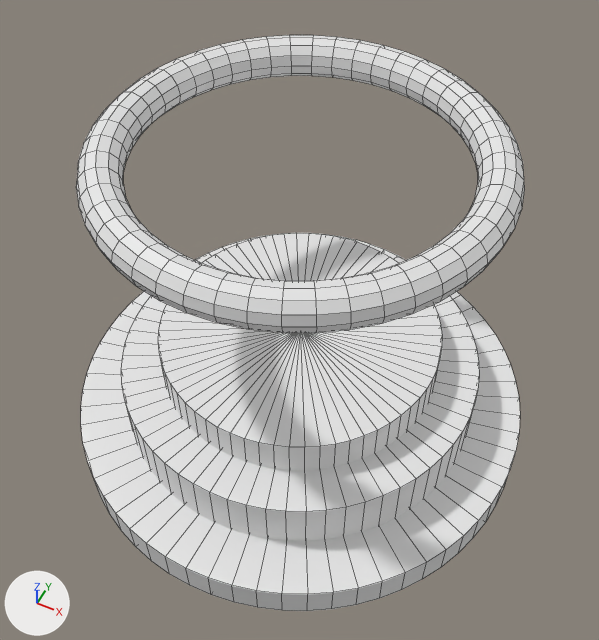
Two versions of the Blender file src/Irina/v1.blend, one commit apart.
Rendered twice from a 50 mm camera at (13.0, -26.1, 39.3) aimed at (0.4, -0.8, 7.7). Lighting does not change. The marker at lower left points along +X, +Y and +Z. Mesh edges are drawn as thin lines.
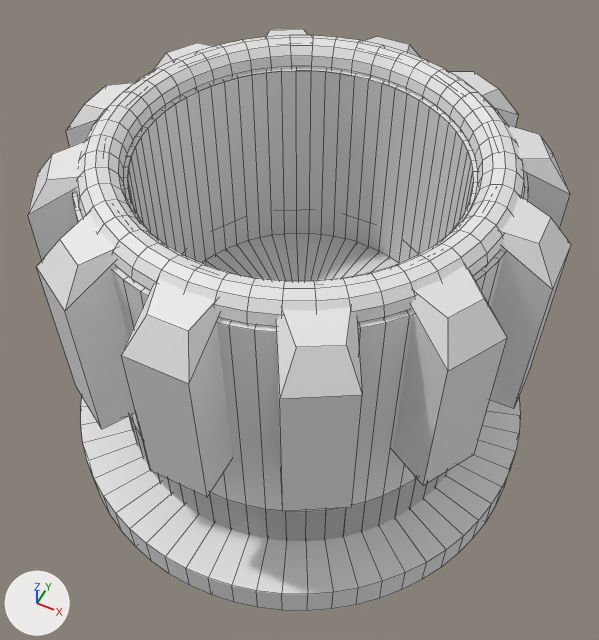
Patch to the scene script:
```diff
--- a/src/Irina/v1.blend.py
+++ b/src/Irina/v1.blend.py
@@ me_cube_011 @@
+me_cube_011.from_pydata([(-5.48, -1.0, -1.0), (-4.98, -0.65, 0.88), (-5.48, 1.0, -1.0), (-4.98, 0.55, 0.88), (-3.48, -1.0, -1.0), (-3.87, -1.0, 1.0), (-3.48, 1.0, -1.0), (-3.87, 1.0, 1.0), (-5.48, 1.0, 0.59), (-5.48, -1.0, 0.59)], [], [(0, 9, 8, 2), (2, 8, 7, 6), (6, 7, 5, 4), (4, 5, 9, 0), (2, 6, 4, 0), (7, 3, 1, 5), (8, 9, 1, 3), (9, 5, 1), (7, 8, 3)])
@@ ob_cylinder_004 @@
 ob_cylinder_004.scale = (0.78, 0.78, 9.74)
-ob_cylinder_004.hide_set(True)
@@ ob_cube_011 @@
+ob_cube_011 = bpy.data.objects.new('Cube.011', me_cube_011)
+ob_cube_011.location = (0.0, 0.0, 12.81)
+ob_cube_011.rotation_euler = (0.0, 0.0, -2.618)  # degrees (0, 0, -150)
+ob_cube_011.scale = (2.15, 1.45, 5.0)
@@ ob_cube_010 @@
+ob_cube_010 = bpy.data.objects.new('Cube.010', me_cube_011.copy())
+ob_cube_010.location = (0.0, 0.0, 12.81)
+ob_cube_010.rotation_euler = (0.0, 0.0, -2.094)  # degrees (0, 0, -120)
+ob_cube_010.scale = (2.15, 1.45, 5.0)
@@ ob_cube_009 @@
+ob_cube_009 = bpy.data.objects.new('Cube.009', me_cube_011.copy())
+ob_cube_009.location = (0.0, 0.0, 12.81)
+ob_cube_009.rotation_euler = (0.0, 0.0, -1.571)  # degrees (0, 0, -90)
+ob_cube_009.scale = (2.15, 1.45, 5.0)
@@ ob_cube_008 @@
+ob_cube_008 = bpy.data.objects.new('Cube.008', me_cube_011.copy())
+ob_cube_008.location = (0.0, 0.0, 12.81)
+ob_cube_008.rotation_euler = (0.0, 0.0, -1.047)  # degrees (0, 0, -60)
+ob_cube_008.scale = (2.15, 1.45, 5.0)
@@ ob_cube_007 @@
+ob_cube_007 = bpy.data.objects.new('Cube.007', me_cube_011.copy())
+ob_cube_007.location = (0.0, 0.0, 12.81)
+ob_cube_007.rotation_euler = (0.0, 0.0, -0.524)  # degrees (0, 0, -30)
+ob_cube_007.scale = (2.15, 1.45, 5.0)
@@ ob_cube_006 @@
+ob_cube_006 = bpy.data.objects.new('Cube.006', me_cube_011.copy())
+ob_cube_006.location = (0.0, 0.0, 12.81)
+ob_cube_006.rotation_euler = (0.0, 0.0, 3.142)  # degrees (0, 0, 180)
+ob_cube_006.scale = (2.15, 1.45, 5.0)
@@ ob_cube_005 @@
+ob_cube_005 = bpy.data.objects.new('Cube.005', me_cube_011.copy())
+ob_cube_005.location = (0.0, 0.0, 12.81)
+ob_cube_005.rotation_euler = (0.0, 0.0, 2.618)  # degrees (0, 0, 150)
+ob_cube_005.scale = (2.15, 1.45, 5.0)
@@ ob_cube_004 @@
+ob_cube_004 = bpy.data.objects.new('Cube.004', me_cube_011.copy())
+ob_cube_004.location = (0.0, 0.0, 12.81)
+ob_cube_004.rotation_euler = (0.0, 0.0, 2.094)  # degrees (0, 0, 120)
+ob_cube_004.scale = (2.15, 1.45, 5.0)
@@ ob_cube_003 @@
+ob_cube_003 = bpy.data.objects.new('Cube.003', me_cube_011.copy())
+ob_cube_003.location = (0.0, 0.0, 12.81)
+ob_cube_003.rotation_euler = (0.0, 0.0, 1.571)  # degrees (0, 0, 90)
+ob_cube_003.scale = (2.15, 1.45, 5.0)
@@ ob_cube_002 @@
+ob_cube_002 = bpy.data.objects.new('Cube.002', me_cube_011.copy())
+ob_cube_002.location = (0.0, 0.0, 12.81)
+ob_cube_002.rotation_euler = (0.0, 0.0, 1.047)  # degrees (0, 0, 60)
+ob_cube_002.scale = (2.15, 1.45, 5.0)
@@ ob_cube_001 @@
+ob_cube_001 = bpy.data.objects.new('Cube.001', me_cube_011.copy())
+ob_cube_001.location = (0.0, 0.0, 12.81)
+ob_cube_001.rotation_euler = (0.0, 0.0, 0.524)  # degrees (0, 0, 30)
+ob_cube_001.scale = (2.15, 1.45, 5.0)
@@ ob_cube @@
+ob_cube = bpy.data.objects.new('Cube', me_cube_011.copy())
+ob_cube.location = (0.0, 0.0, 12.81)
+ob_cube.scale = (2.15, 1.45, 5.0)
```

Changed parts and their boxes [x1, y1, x2, y2] in the pictures (599 x 640 px):
'Cylinder.004', shown
    after: [73, 68, 528, 541]
'Cube.003', added
    after: [121, 278, 232, 497]
'Cube.005', added
    after: [393, 265, 507, 486]
'Cube.004', added
    after: [276, 306, 362, 511]
'Cube.002', added
    after: [37, 213, 135, 429]
'Cube.006', added
    after: [490, 195, 571, 409]
'Cube.001', added
    after: [28, 141, 86, 260]
'Cube.011', added
    after: [507, 125, 570, 229]
'Cube', added
    after: [66, 82, 135, 147]
'Cube.010', added
    after: [449, 71, 519, 127]
'Cube.007', added
    after: [154, 43, 213, 70]
'Cube.009', added
    after: [365, 36, 420, 57]
'Cube.008', added
    after: [266, 29, 310, 37]
'Cylinder.003', unchanged, covered by the edit
    before: [158, 233, 442, 470]
    after: [203, 233, 398, 281]
'Cylinder', unchanged, covered by the edit
    before: [121, 234, 479, 541]
    after: [130, 417, 449, 541]
